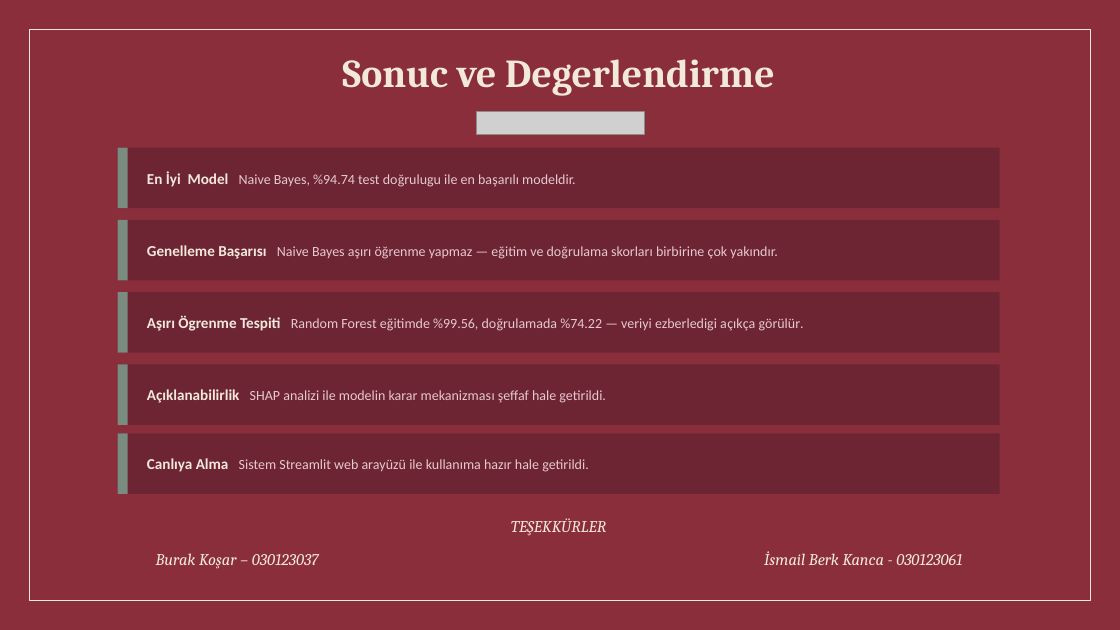
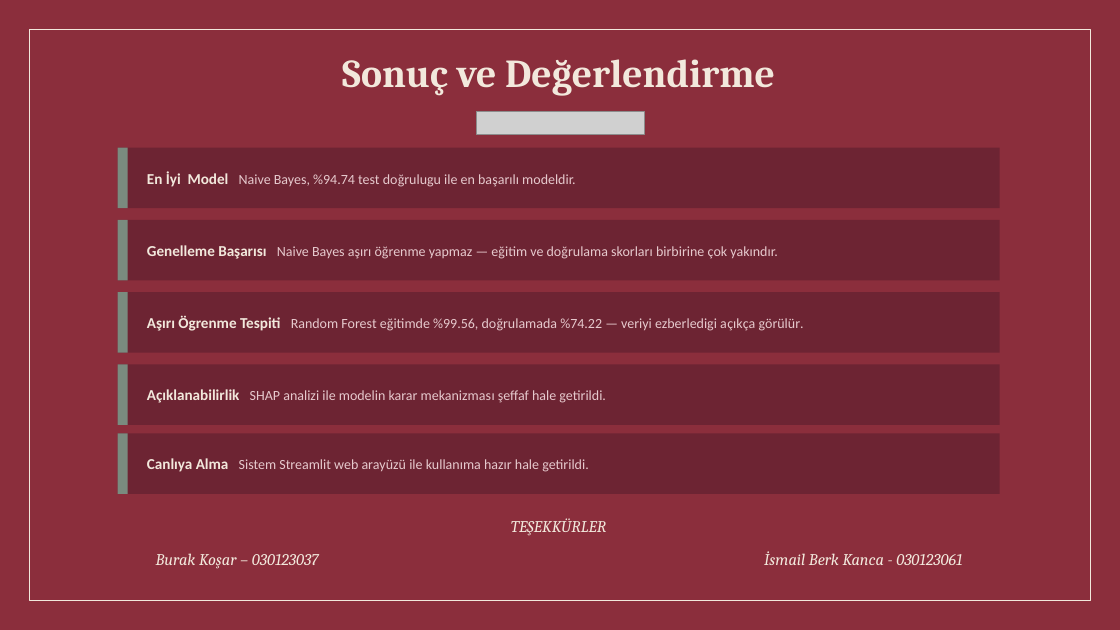
Before and after one commit to Burak-Kosar/MakineOgrenmesiProjesi, a slide deck: slide 10 of sunum/Proje_Sunumu.pptx. Drawn at 1120x630 pixels with LibreOffice and Linux fonts; fonts in the diff are those of the drawing; grey boxes stand for pictures. Boxes give left, top, right and bottom in pixels: in the first picture for what was removed or moved away, otherwise in the second. Text is boxed around its words. In the diff, an @@ line names an element or a change of style, - is before the commit and + after.

```diff
--- a/sunum/Proje_Sunumu.pptx
+++ b/sunum/Proje_Sunumu.pptx
@@ text at [342, 59, 775, 96]: text changed @@
-Sonuc ve Degerlendirme
+Sonuç ve Değerlendirme
```
Also in this commit, not shown: 1 slide added, 2 other files.
